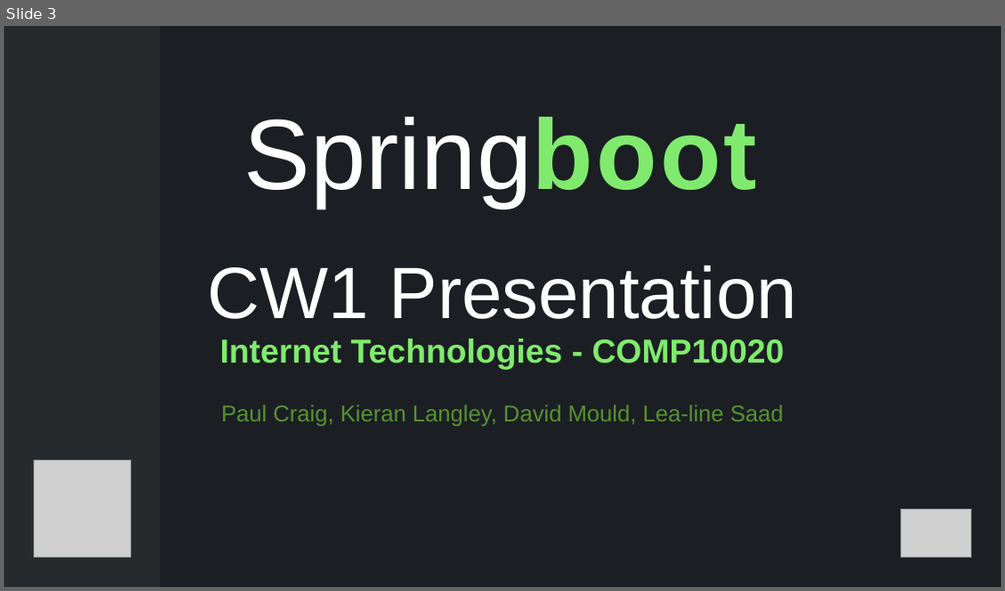
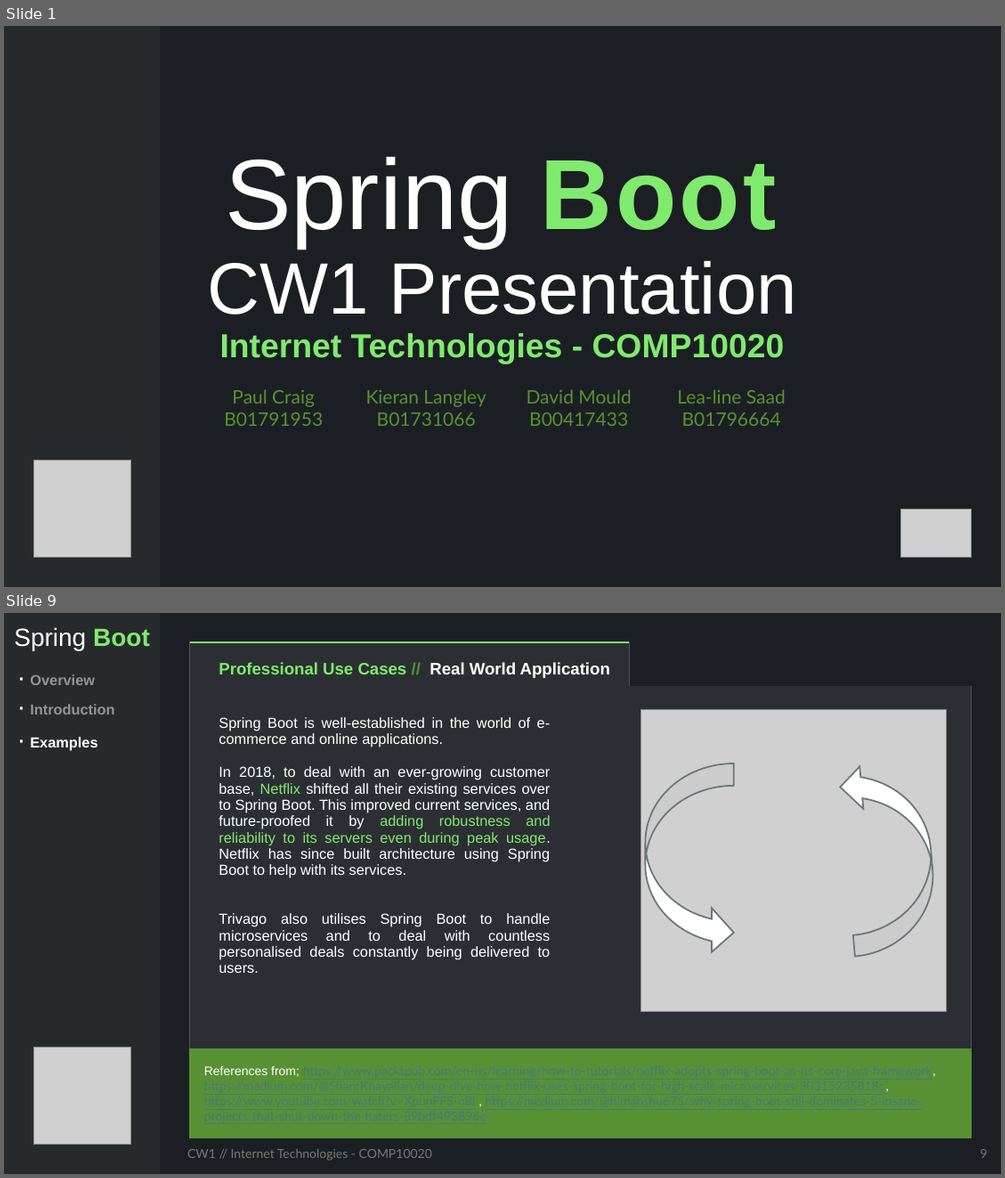
Before and after one commit to FEDavid/CW1_Internet_Technologies_COMP10020, a slide deck: Presentation.pptx. Shown one above the other, each under a label of ours: slide 3 before the commit, slides 1 and 9 after it; the slides between them are not shown. The pictures are 1005x591 and 1005x1178 pixels, drawn with LibreOffice and Linux fonts; fonts in the diff are those of the drawing; grey boxes stand for pictures. Boxes give left, top, right and bottom in pixels: in the first picture for what was removed or moved away, otherwise in the second. Text is boxed around its words. In the diff, an @@ line names an element or a change of style, - is before the commit and + after.

Commit message:
Added tutorial file

```diff
--- a/Presentation.pptx
+++ b/Presentation.pptx
@@ slide 9 added at bbox=[4, 613, 1001, 1174], background #1B1F23 @@
@@ rectangle added at bbox=[4, 613, 161, 1174], fill #262A2D @@
@@ text added at bbox=[14, 627, 150, 650], 24 pt, text #FFFFFF @@
+Spring Boot
@@ table added at bbox=[189, 642, 971, 1138], 3 rows, 3 columns @@
+Professional Use Cases // Real World Application |  | 
+Spring Boot is well-established in the world of e-commerce and online applications. / In 2018, to deal with an ever-growing customer base, Netflix shifted all their existing services over to Spring Boot. This improved current services, and future-proofed it by adding robustness and reliability to its servers even during peak usage. Netflix has since built architecture using Spring Boot to help with its services. / Trivago also utilises Spring Boot to handle microservices and to deal with countless personalised deals constantly being delivered to users. |  | 
+References from; https://www.packtpub.com/en-us/learning/how-to-tutorials/netflix-adopts-spring-boot-as-its-core-java-framework, https://medium.com/@ShantKhayalian/deep-dive-how-netflix-uses-spring-boot-for-high-scale-microservices-30315235818c, https://www.youtube.com/watch?v=XpunFFS-n8I , https://medium.com/@himanshu675/why-spring-boot-still-dominates-5-insane-projects-that-shut-down-the-haters-89bdf493896e |  | 
@@ text added at bbox=[30, 674, 95, 685], 14 pt, text #FFFFFF at 50% opacity, bold @@
+· Overview
@@ text added at bbox=[30, 704, 114, 714], 14 pt, text #FFFFFF at 50% opacity, bold @@
+· Introduction
@@ picture added at bbox=[641, 709, 947, 1011] @@
@@ text added at bbox=[30, 737, 97, 751], 14 pt, text #FFFFFF, bold @@
+· Examples
@@ curved right arrow added at bbox=[646, 763, 734, 955], fill #FFFFFF, outline #6D7579 1.5 pt @@
@@ curved right arrow added at bbox=[839, 758, 939, 957], fill #FFFFFF, outline #6D7579 1.5 pt @@
@@ picture added at bbox=[33, 1047, 130, 1144] @@
@@ text added at bbox=[187, 1149, 432, 1160], 12 pt, text #797979 @@
+CW1 // Internet Technologies - COMP10020
@@ page number added at bbox=[980, 1149, 987, 1158], 12 pt, text #797979 @@
+9
@@ what was slide 3 is now slide 1 @@
@@ slide 1 changed as well @@
@@ title at bbox=[208, 157, 797, 364]: text changed; size 22 to 32 pt; text colour #589133 to #80EA6E; bold on @@
-Springboot
-d
-CW1 Presentation
-Internet Technologies - COMP10020
-Paul Craig, Kieran Langley, David Mould, Lea-line Saad
+Spring Boot
+CW1 Presentation
+Internet Technologies - COMP10020
@@ table added at bbox=[197, 386, 807, 431], 2 rows, 4 columns @@
+Paul Craig | Kieran Langley | David Mould | Lea-line Saad
+B01791953 | B01731066 | B00417433 | B01796664
```
Also in this commit, not shown: 14 other slides added, 4 slides removed, 9 other files.
